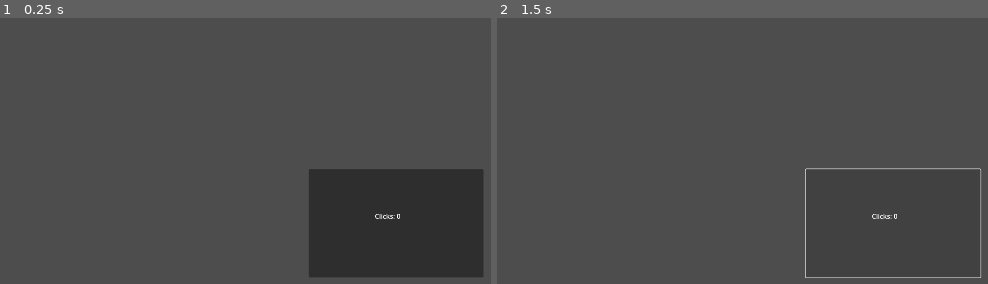
Above: before the commit, frames 1-2 (left to right).
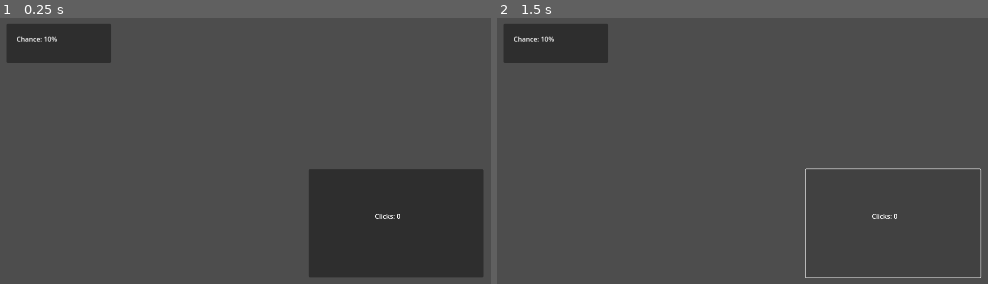
Above: after the commit, the same moments.

Repository: cinpear/blind-box
Game: Godot game, scene res://scenes/main.tscn
Two runs of this game, one before a commit and one after it. Both use one fixed random seed, a clock stepped at 60 frames per second and the inputs below.
Inputs:
- Up to frame 1 (0.25 s): no input
- Up to frame 2 (1.5 s): click "Clicks: 0" at 0.5 s; click "Clicks: 0" at 1.25 s

The runs differ from the first frame. In frame 1, 3.1% of the frame differs, in the area x 1-23%, y 2-17%; in frame 2, 3.1%.

Commit message:
added a chance label that updates

Diff:
--- a/scenes/main.tscn
+++ b/scenes/main.tscn
@@ -28,4 +28,18 @@
 offset_right = 263.0
 offset_bottom = 153.0
 
+[node name="Panel" type="Panel" parent="Button"]
+layout_mode = 0
+offset_left = -726.0
+offset_top = -350.0
+offset_right = -475.0
+offset_bottom = -256.0
+
+[node name="Label2" type="Label" parent="Button/Panel"]
+layout_mode = 0
+offset_left = 24.0
+offset_top = 25.0
+offset_right = 235.0
+offset_bottom = 68.0
+
 [connection signal="pressed" from="Button" to="Button" method="_on_pressed"]
--- a/scripts/button.gd
+++ b/scripts/button.gd
@@ -2,15 +2,20 @@
 
 var click_count = 0
 @onready var count_label = $"Label"
+@onready var chance_label = $"Panel/Label2"
 var rng = RandomNumberGenerator.new()
 var chance = 1
 
 # Called every frame. 'delta' is the elapsed time since the previous frame.
 func _ready() -> void:
+	_update_label2()
 	_update_label()
 
 func _update_label():
 	count_label.text = "Clicks: " + str(click_count) + "\n"
+
+func _update_label2():
+	chance_label.text = "Chance: " + str(chance * 10) + "%"
 
 func _on_pressed() -> void:
 	var random_num = rng.randi_range(0, 9)
@@ -18,4 +23,7 @@
 		click_count += 1
 		_update_label()
 		chance = click_count / 10 + 1
-		print(chance)
+		_update_label2()
+
+		if (click_count == 150):
+			print("you win")
